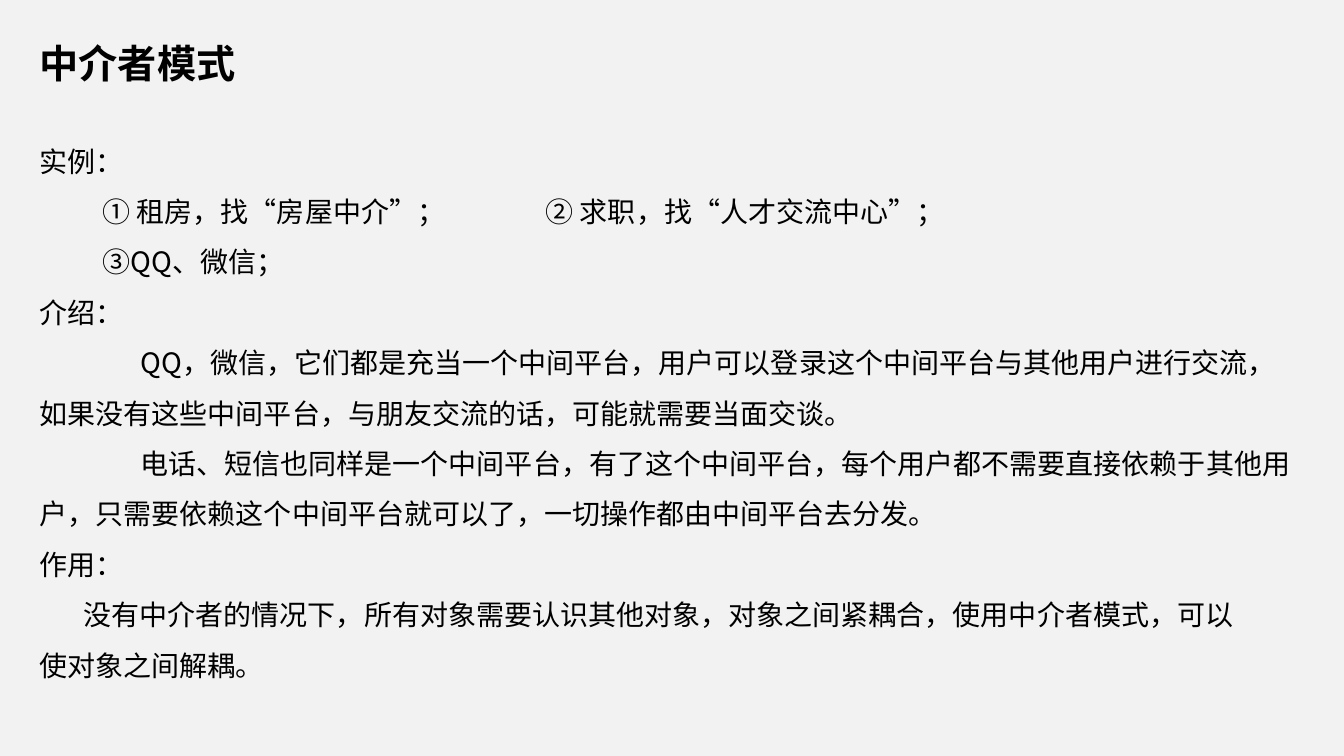
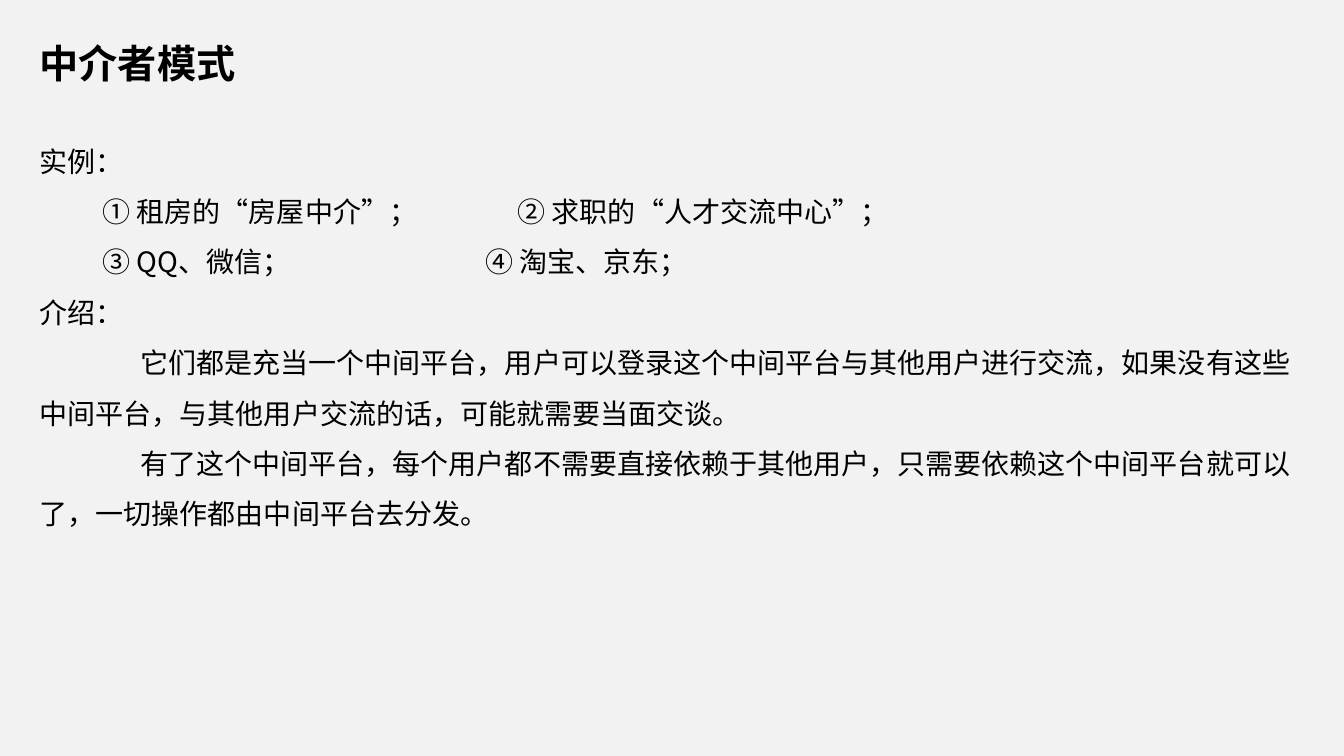
Before and after one commit to yangxueping1993/Java, a slide deck: slide 3 of 中介者模式和解释器模式.ppt (slide 2 before the commit). Drawn at 1344x756 pixels with LibreOffice and Linux fonts; fonts in the diff are those of the drawing. Boxes give left, top, right and bottom in pixels: in the first picture for what was removed or moved away, otherwise in the second. Text is boxed around its words. In the diff, an @@ line names an element or a change of style, - is before the commit and + after.

```diff
--- a/中介者模式和解释器模式.ppt
+++ b/中介者模式和解释器模式.ppt
@@ subtitle at [102, 198, 888, 277]: text changed @@
-① 租房，找“房屋中介”； ② 求职，找“人才交流中心”；
-③QQ、微信；
+① 租房的“房屋中介”； ② 求职的“人才交流中心”；
+③ QQ、微信； ④ 淘宝、京东；
@@ subtitle at [40, 349, 1290, 527]: text changed @@
-QQ，微信，它们都是充当一个中间平台，用户可以登录这个中间平台与其他用户进行交流，
-如果没有这些中间平台，与朋友交流的话，可能就需要当面交谈。
-电话、短信也同样是一个中间平台，有了这个中间平台，每个用户都不需要直接依赖于其他用
-户，只需要依赖这个中间平台就可以了，一切操作都由中间平台去分发。
-作用：
-没有中介者的情况下，所有对象需要认识其他对象，对象之间紧耦合，使用中介者模式，可以
-使对象之间解耦。
+它们都是充当一个中间平台，用户可以登录这个中间平台与其他用户进行交流，如果没有这些
+中间平台，与其他用户交流的话，可能就需要当面交谈。
+有了这个中间平台，每个用户都不需要直接依赖于其他用户，只需要依赖这个中间平台就可以
+了，一切操作都由中间平台去分发。
```
Also in this commit, not shown: 8 other slides changed, 11 slides added, 5 slides removed, 6 other files.
